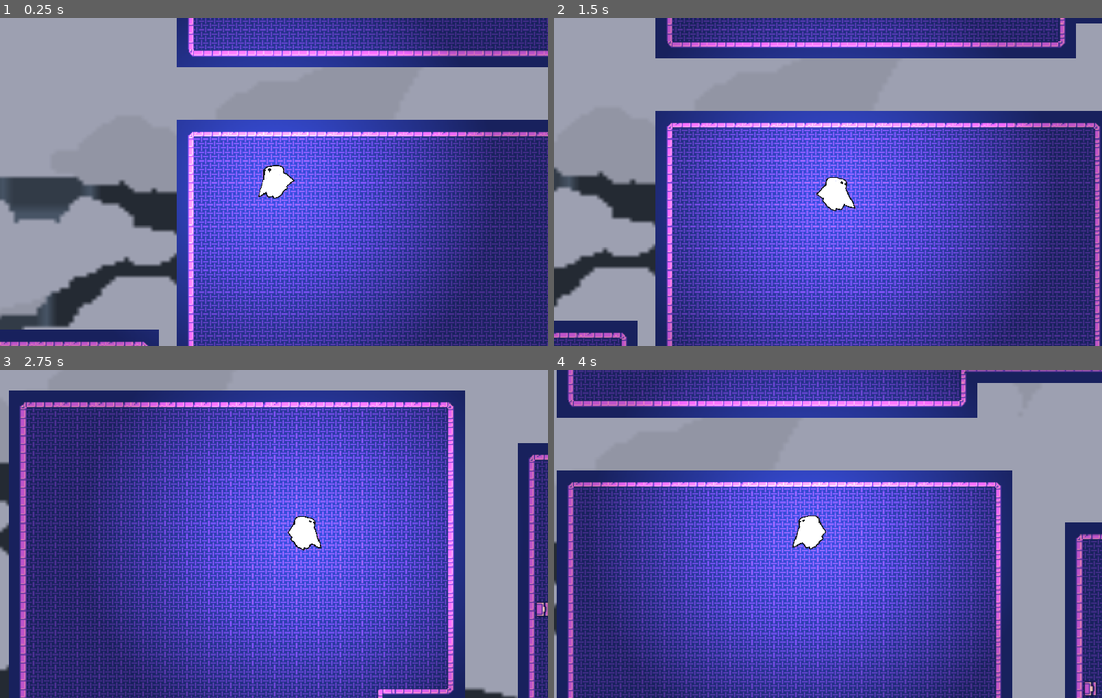
Above: before the commit, frames 1-4 (two rows, left to right).
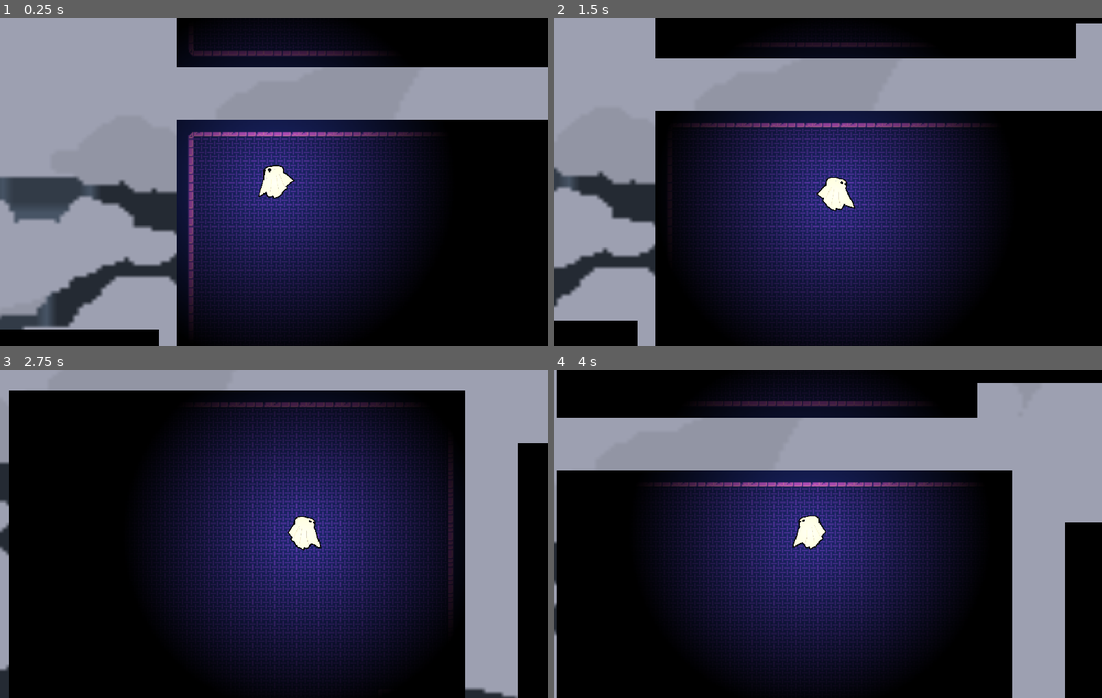
Above: after the commit, the same moments.

Repository: vgiles/ghostie-project
Game: Godot game, scene res://scenes/level_1_prototype.tscn
The game is run twice, just before and just after one commit, with the same random seed, the same clock (stepped at 60 frames per second) and the same inputs.
Inputs:
- Up to frame 1 (0.25 s): no input
- Up to frame 2 (1.5 s): hold Right (move_right) 0.53-1.28 s; tap Space (action) at 0.6, 1.35 s; hold S (move_down) from 1.28 s (still down)
- Up to frame 3 (2.75 s): release S (move_down) at 2.03 s; hold Right (move_right) from 2.03 s (still down); hold Shift (run_modifier) from 2.03 s (still down); tap Space (action) at 2.3 s
- Up to frame 4 (4 s): release Right (move_right) at 2.78 s; release Shift (run_modifier) at 2.78 s; hold W (move_up) 2.78-3.53 s; tap Space (action) at 2.85, 3.6 s; hold Left (move_left) from 3.53 s (still down)

The runs differ from the first frame. In frame 1, 58% of the frame differs, in the area x 0-100%, y 0-100%; in frame 2, 69%; in frame 3, 82%, in the area x 1-100%, y 6-100%; in frame 4, 73%.

Commit message:
textbox: works
Added
- text box to scene
- body into area
- text push
- game and dialogue manager

Diff:
--- /dev/null
+++ b/scenes/dialogue_body.tscn
@@ -0,0 +1,8 @@
+[gd_scene load_steps=2 format=3 uid="uid://cyg1l045cccsp"]
+
+[ext_resource type="Script" path="res://scenes/scripts/dialogue_body.gd" id="1_d4wen"]
+
+[node name="DialogueBody" type="Area2D"]
+script = ExtResource("1_d4wen")
+
+[connection signal="body_entered" from="." to="." method="_on_body_entered"]
--- a/scenes/level_1_prototype.tscn
+++ b/scenes/level_1_prototype.tscn
@@ -6,9 +6,11 @@
 [ext_resource type="Script" path="res://scripts/level_1_dialogue.gd" id="1_bakho"]
 [ext_resource type="Texture2D" uid="uid://copio2xvjcjx7" path="res://assets/tilesets/sci-fi background1.png" id="1_rpgr0"]
 [ext_resource type="Texture2D" uid="uid://dmjppeweo4ryt" path="res://assets/tilesets/sci-fi background5.png" id="2_f8bve"]
+[ext_resource type="Script" path="res://scenes/scripts/GameManager.gd" id="2_rgaxf"]
 [ext_resource type="AudioStream" uid="uid://njrswmkvpfw5" path="res://assets/music/2024 - 7.mp3" id="6_w141p"]
-[ext_resource type="Script" path="res://scenes/scripts/CollisionShape2D.gd" id="8_4uu2g"]
+[ext_resource type="Script" path="res://scenes/scripts/dialogue_area_1.gd" id="8_vubnj"]
 [ext_resource type="PackedScene" uid="uid://dlg8uvpyvjwic" path="res://scenes/text_box.tscn" id="9_1t75h"]
+[ext_resource type="PackedScene" uid="uid://cyg1l045cccsp" path="res://scenes/dialogue_body.tscn" id="9_gqxjp"]
 
 [sub_resource type="TileSetAtlasSource" id="TileSetAtlasSource_2laik"]
 texture = ExtResource("1_6na6u")
@@ -385,11 +387,14 @@
 physics_layer_0/collision_layer = 1
 sources/0 = SubResource("TileSetAtlasSource_2laik")
 
-[sub_resource type="RectangleShape2D" id="RectangleShape2D_h4wgs"]
-size = Vector2(48, 19)
+[sub_resource type="RectangleShape2D" id="RectangleShape2D_bu3rc"]
+size = Vector2(46, 5.5)
 
 [node name="level-1-prototype" type="Node2D"]
 script = ExtResource("1_bakho")
+
+[node name="GameManager" type="Node" parent="."]
+script = ExtResource("2_rgaxf")
 
 [node name="ParallaxBackground" type="ParallaxBackground" parent="."]
 
@@ -407,7 +412,7 @@
 motion_offset = Vector2(20, 2.08165e-12)
 
 [node name="Sprite2D" type="Sprite2D" parent="ParallaxBackground/ParallaxLayer3"]
-position = Vector2(-4.4, -84.4)
+position = Vector2(-4.4, -84.5)
 texture = ExtResource("1_rpgr0")
 
 [node name="ParallaxLayer2" type="ParallaxLayer" parent="ParallaxBackground"]
@@ -436,9 +441,6 @@
 zoom = Vector2(1.5, 1.5)
 position_smoothing_enabled = true
 
-[node name="TextBox" parent="pc_ghostie/Camera2D" instance=ExtResource("9_1t75h")]
-unique_name_in_owner = true
-
 [node name="Environment" type="Node" parent="."]
 
 [node name="AudioStreamPlayer2D" type="AudioStreamPlayer2D" parent="Environment"]
@@ -451,15 +453,18 @@
 [node name="DirectionalLight2D" type="DirectionalLight2D" parent="Environment"]
 color = Color(0, 0, 0, 1)
 energy = 1.27
+blend_mode = 2
 height = 1.0
 max_distance = 0.0
 
-[node name="Area2D" type="Area2D" parent="."]
-collision_layer = 8
-collision_mask = 2
-
-[node name="CollisionShape2D" type="CollisionShape2D" parent="Area2D"]
-light_mask = 0
-position = Vector2(312, 304)
-shape = SubResource("RectangleShape2D_h4wgs")
-script = ExtResource("8_4uu2g")
+[node name="DialogueBody" parent="." instance=ExtResource("9_gqxjp")]
+script = ExtResource("8_vubnj")
+
+[node name="CollisionShape2D" type="CollisionShape2D" parent="DialogueBody"]
+position = Vector2(312, 291.25)
+shape = SubResource("RectangleShape2D_bu3rc")
+
+[node name="TextBox" parent="." instance=ExtResource("9_1t75h")]
+unique_name_in_owner = true
+layer = 6
+follow_viewport_scale = 0.5
--- a/scenes/pc_ghostie.tscn
+++ b/scenes/pc_ghostie.tscn
@@ -118,6 +118,7 @@
 }
 
 [node name="pc_ghostie" type="CharacterBody2D"]
+collision_layer = 9
 motion_mode = 1
 script = ExtResource("1_tbi78")
 
--- a/scenes/scripts/CollisionShape2D.gd
+++ b/scenes/scripts/CollisionShape2D.gd
@@ -1,3 +1,13 @@
 extends CollisionShape2D
 
 @onready var text_box = %TextBox
+@onready var pc_ghostie = $"../../pc_ghostie"
+
+
+func _on_area_2d_body_entered(body):
+	if body == pc_ghostie:
+		text_box.push_text("I remember imagination.")
+		text_box.push_text("Creating worlds in my mind; alternatives to the present.")
+		text_box.push_text("Hope and optimism, despair and nihilism. An imagined future.")
+	else:
+		pass
--- /dev/null
+++ b/scenes/scripts/GameManager.gd
@@ -0,0 +1,5 @@
+extends Node
+
+var dialogue_manager = {
+	"clue_1" : true,
+}
--- /dev/null
+++ b/scenes/scripts/dialogue_area_1.gd
@@ -0,0 +1,15 @@
+extends Area2D
+@onready var text_box = %TextBox
+@onready var game_manager = $"../GameManager"
+
+func _on_body_entered(body):
+	if game_manager.dialogue_manager.clue_1 == true:
+		text_box.push_text("I remember imagination.")
+		text_box.push_text("Creating worlds in my mind; alternatives to the present.")
+		text_box.push_text("Hope and optimism, despair and nihilism.")
+		text_box.push_text("An imagined future.")
+		text_box.display_text()
+		game_manager.dialogue_manager.clue_1 = false
+	else:
+		print("Spooky")
+	#game_manager.dialogue_manager()
--- /dev/null
+++ b/scenes/scripts/dialogue_body.gd
@@ -0,0 +1,5 @@
+extends Area2D
+
+
+func _on_body_entered(body):
+	print("You have entered a zone")
--- a/scenes/scripts/text_box.gd
+++ b/scenes/scripts/text_box.gd
@@ -7,7 +7,7 @@
 
 @onready var tween = get_tree().create_tween()
 
-const CHAR_READ_RATE = 0.05
+const CHAR_READ_RATE = 0.08
 
 enum State {
 	READY,
@@ -17,10 +17,10 @@
 
 var current_state = State.READY
 
-@export var text_queue = []
+var text_queue = []
 
 func _ready():
-	#print("Starting state is State.READY")
+	print("Starting state is State.READY")
 	hide_textbox()
 	#display_text("Here is some text")
 	#queue_text("First text queued")
@@ -41,18 +41,14 @@
 	main_text.text = next_text
 	change_state(State.READING)
 	show_textbox()
-	if tween:
-		tween.kill()
-		tween = get_tree().create_tween()
-		tween.tween_property(main_text, "visible_ratio", 1.0, len(next_text) * CHAR_READ_RATE)
-		tween.connect("finished", on_tween_finished)
+	writing_tween(next_text)
 	#end_symbol = "_"
 
 func on_tween_finished():
 	end_symbol.text = "_"
 	change_state(State.FINISHED)
 
-func _process(delta):
+func _process(_delta):
 	match current_state:
 		State.READY:
 			if !text_queue.is_empty():
@@ -65,6 +61,7 @@
 				change_state(State.FINISHED)
 		State.FINISHED:
 			if Input.is_action_just_pressed("action"):
+				tween.kill()
 				change_state(State.READY)
 				if !text_queue.is_empty():
 					show_textbox()
@@ -73,14 +70,22 @@
 
 func change_state(next_state):
 	current_state = next_state
-	#match current_state:
-		#State.READY:
-			#print("Changing state to: State.READY")
-		#State.READING:
-			#print("Changing state to: State.READING")
-		#State.FINISHED:
-			#print("Changing state to: State.FINISHED")
+	match current_state:
+		State.READY:
+			print("Changing state to: State.READY")
+		State.READING:
+			print("Changing state to: State.READING")
+		State.FINISHED:
+			print("Changing state to: State.FINISHED")
 
 func push_text(next_text):
 	text_queue.push_back(next_text)
-	#print(text_queue)
+	print(text_queue)
+
+func writing_tween(next_text):
+	#var tween = get_tree().create_tween()
+	if tween:
+		tween.kill()
+	tween = get_tree().create_tween()
+	tween.tween_property(main_text, "visible_ratio", 1.0, len(next_text) * CHAR_READ_RATE)
+	tween.connect("finished", on_tween_finished)
--- a/scenes/text_box.tscn
+++ b/scenes/text_box.tscn
@@ -54,7 +54,7 @@
 layout_mode = 2
 size_flags_vertical = 1
 theme_override_fonts/font = ExtResource("1_xva5s")
-theme_override_font_sizes/font_size = 80
+theme_override_font_sizes/font_size = 40
 text = "*
 "
 
@@ -65,7 +65,7 @@
 size_flags_vertical = 1
 theme_override_colors/font_color = Color(0.580763, 0.580238, 0.40679, 1)
 theme_override_fonts/font = ExtResource("1_xva5s")
-theme_override_font_sizes/font_size = 70
+theme_override_font_sizes/font_size = 50
 autowrap_mode = 2
 clip_text = true
 visible_characters = 0
Not shown: 1 places in scenes/level_1_prototype.tscn that only renumber resources
